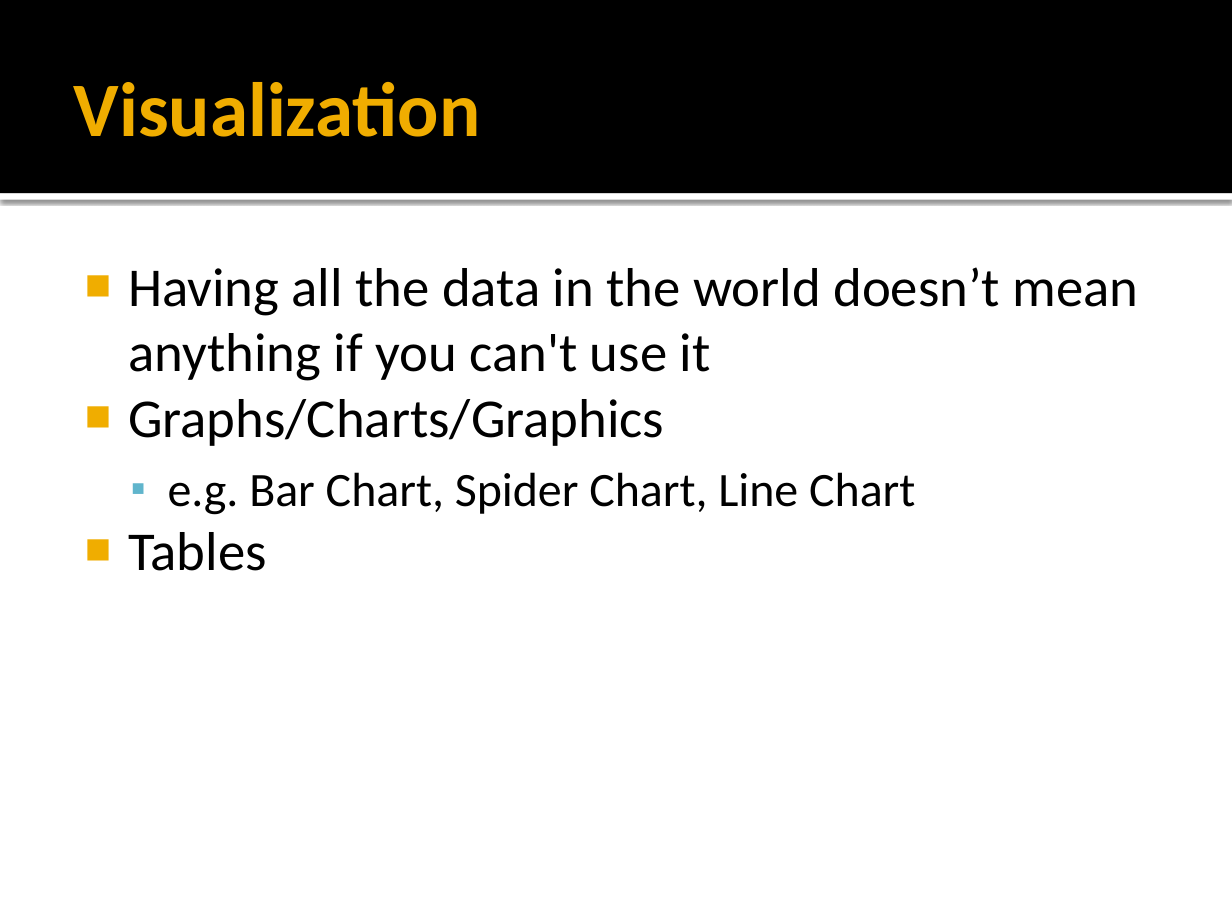
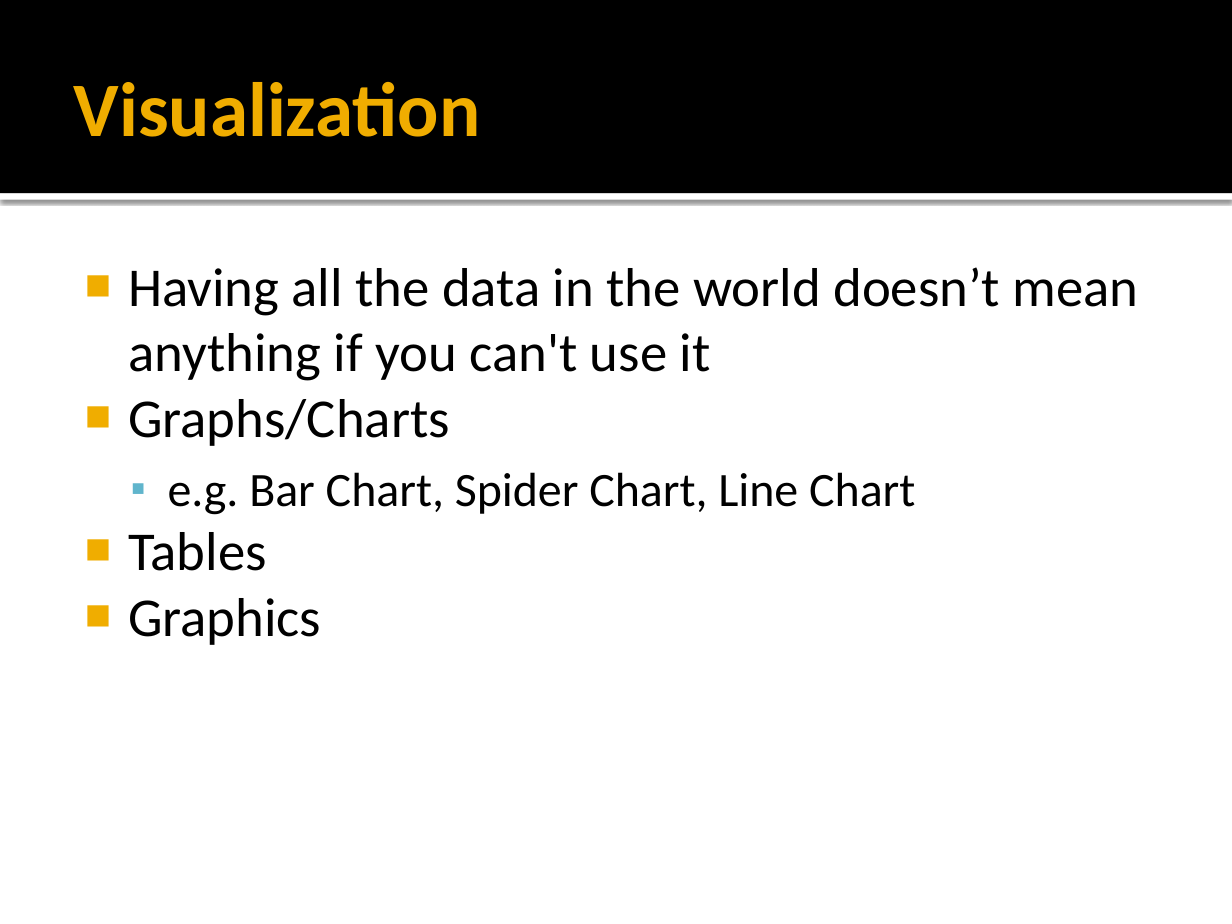
Before and after one commit to HVA-FRC-3824/AndroidLearning, a slide deck: slide 13 of Presentation.pptx (slide 9 before the commit). Drawn at 1232x924 pixels with LibreOffice and Linux fonts; fonts in the diff are those of the drawing. Boxes give left, top, right and bottom in pixels: in the first picture for what was removed or moved away, otherwise in the second. Text is boxed around its words. In the diff, an @@ line names an element or a change of style, - is before the commit and + after.

```diff
--- a/Presentation.pptx
+++ b/Presentation.pptx
@@ text at <box>128,399,450,446</box>: text changed @@
-■ Graphs/Charts/Graphics
+■ Graphs/Charts
@@ text at <box>128,598,321,645</box>: paragraph added @@
+■ Graphics
```
Also in this commit, not shown: 3 other slides changed, 6 slides added, 1 slide removed, 9 other files.
